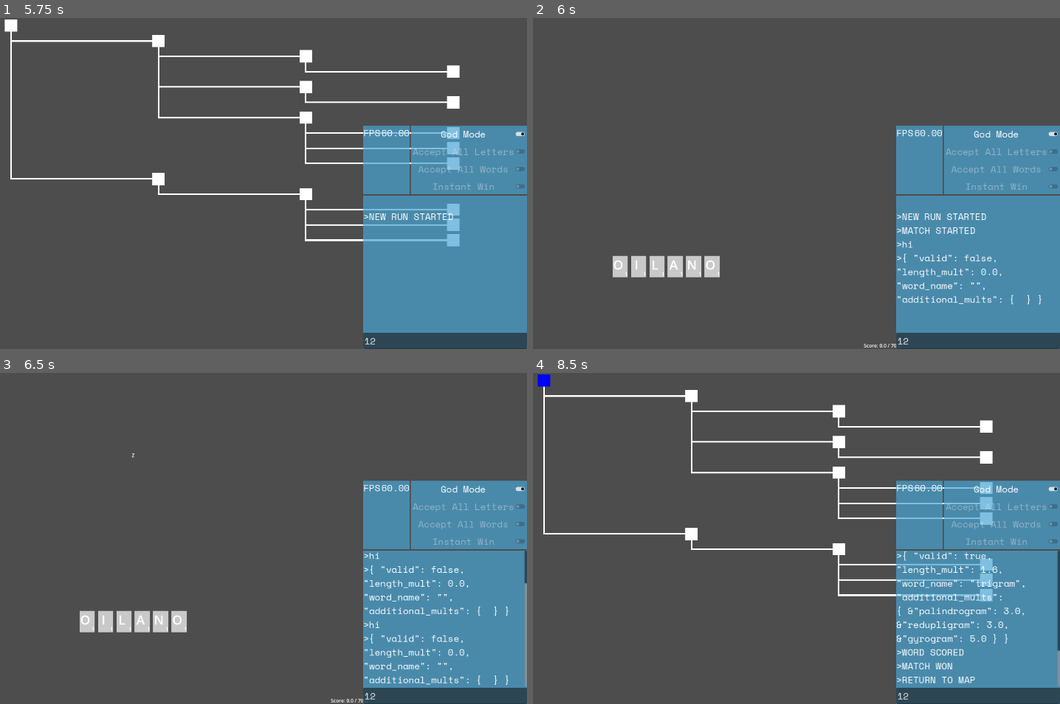
Above: before the commit, frames 1-4 (two rows, left to right).
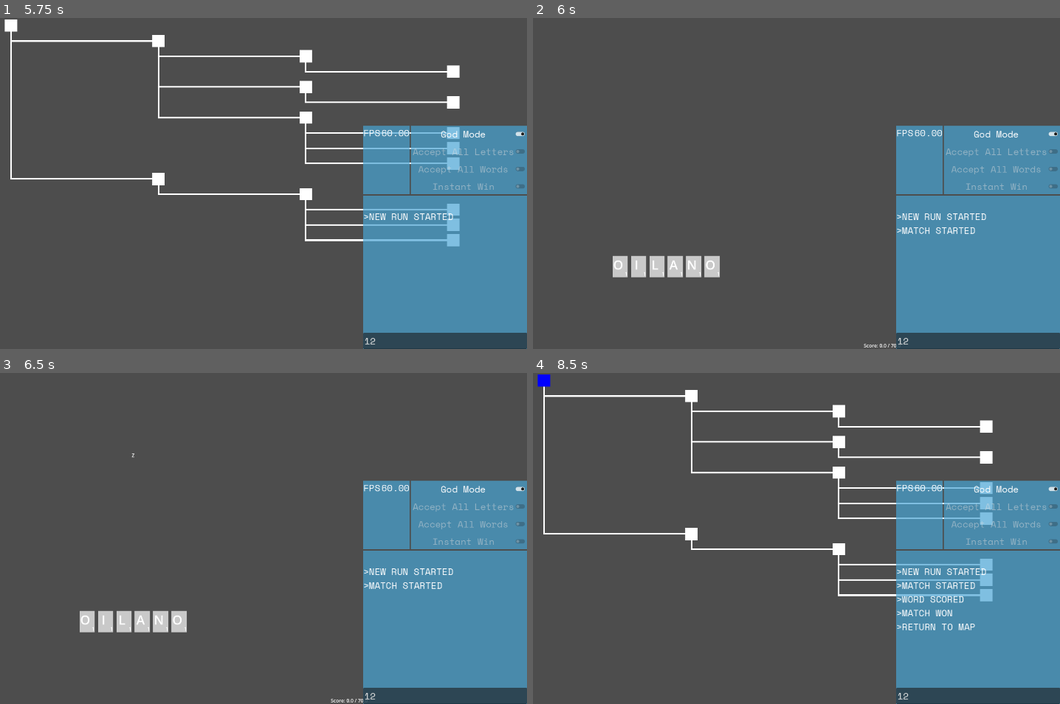
Above: after the commit, the same moments.

Repository: LucasMc17/CRYPTr
Game: Godot game, scene res://root.tscn
Two runs of this game, one before a commit and one after it. Both use one fixed random seed, a clock stepped at 60 frames per second and the inputs below.
Inputs (mouse positions are in pixels of both pictures, inside the frame that each line leads up to):
- Up to frame 1 (5.75 s): click (442, 342) at 0.52 s; type "12" at 0.6 s; click "NEW RUN" at 1.25 s; click "Accept All Letters" at 2 s; click "Accept All Letters" at 2.75 s; click "Accept All Words" at 3.5 s; click "Accept All Words" at 4.25 s; click "God Mode" at 5 s
- Up to frame 2 (6 s): tap Enter (enter) at 5.75, 5.85 s; move the mouse to (543, 24) at 5.77 s; hold Up (up) from 5.78 s (still down); click (543, 24) at 5.92 s
- Up to frame 3 (6.5 s): keep holding Up (up); tap Z at 6.05 s
- Up to frame 4 (8.5 s): tap Space at 6.5, 8 s; move the mouse to (622, 621) at 6.52 s; release Up (up) at 6.53 s; hold Backspace (backspace) 6.53-7.28 s; tap Z at 6.6, 7.55, 8.1 s; click (622, 621) at 6.67 s; tap Enter (enter) at 6.8, 7.25, 7.35, 8.3 s; move the mouse to (638, 621) at 7.27 s; hold Up (up) from 7.28 s (still down); click (638, 621) at 7.42 s; move the mouse to (659, 621) at 8.02 s; click (659, 621) at 8.17 s

Frame 1 is identical in both runs. In frame 2, 0.5% of the frame differs, in the area x 69-97%, y 67-87%; in frame 3, 1.5%; in frame 4, 1.9%, in the area x 69-100%, y 53-95%.

Commit message:
more details in scoring flow

Diff:
--- a/globals/debug_node.gd
+++ b/globals/debug_node.gd
@@ -51,6 +51,11 @@
 		debug_console.log(message)
 
 
+## Method for arbitrarily logging for debug purposes.
+func p(message):
+	DebugNode.print(message)
+
+
 ## Prints the message only if log level is NORMAL or higher.
 func print_n(message):
 	if log_level > 0:
--- a/slices/run/states/encounter/encounter.gd
+++ b/slices/run/states/encounter/encounter.gd
@@ -14,6 +14,8 @@
 var _discards : int
 ## The player's remaining attempts, instantiated in the `_ready` function
 var _attempts := 4
+## Boolean controlling whether the player can interact with the encounter currently.
+var is_input_ready := true
 
 ## The player's current hand of cryptographs. Not a logic module like the deck or scorer, since the hand has a visual component in the encounter.
 @onready var _hand := %Hand
@@ -51,16 +53,17 @@
 
 
 func _unhandled_input(event):
-	if Input.is_action_just_pressed("enter"):
-		_enter_word()
+	if is_input_ready:
+		if Input.is_action_just_pressed("enter"):
+			_enter_word()
 
-	if Input.is_action_just_pressed("backspace"):
-		_word.backspace()
-		_scoring.update_score_object(_word.text, _hand)
-		_score_preview.update_potential_score(_scoring.score_object)
+		if Input.is_action_just_pressed("backspace"):
+			_word.backspace()
+			_scoring.update_score_object(_word.text, _hand)
+			_score_preview.update_potential_score(_scoring.score_object)
 
-	if event is InputEventKey and event.pressed == true:
-		_input_character(event)
+		if event is InputEventKey and event.pressed == true:
+			_input_character(event)
 
 
 ## Signals that the encounter was won to trigger the run UISwitcher back to the map.
@@ -75,30 +78,28 @@
 
 ## Signals that the encounter was lost, and ends the run.
 func _lose() -> void:
-	DebugNode.print_n("YOU LOSE")
 	Player.current_stack = Player.stack
 	if "--debug-encounter" in OS.get_cmdline_args():
 		get_tree().quit(0)
 	else:
+		is_input_ready = false
 		Events.emit_run_lost()
 
 
-# TODO: A lot of this is going to change so we can iterate through a scored word with animations and sound effects. The score preview too.
 ## Enters the currently inputted word, assuming it is valid.
 func _enter_word() -> void:
 	if _scoring.score_object.valid:
-		Player.add_anagram(_word.text)
-		# for letter in _word.text:
-		# 	Events.emit_letter_scored(letter)
-		# Events.word_scored.emit({ "word": _word.text, "types": _scoring.score_object.additional_mults, "attempts_remaining": _attempts - 1})
+		_scoring.score_word(_hand.cryptographs)
+		_attempts -= 1
+		Events.emit_word_scored(_word.text, _scoring.score_object.additional_mults, _attempts)
+		_score_preview.update_score(_scoring.current_score, _scoring.target_score)
 
-		_scoring.score_word(_hand.cryptographs)
-		Events.emit_word_scored(_word.text, _scoring.score_object.additional_mults, _attempts - 1)
-		if DebugNode.instawin:
+		if _scoring.check_win() || DebugNode.instawin:
 			_win()
 			return
-
-		_score_preview.update_score(_scoring.current_score, _scoring.target_score)
+		if _attempts < 1 || _deck.all.is_empty():
+			_lose()
+			return
 
 		_hand.discard_by_letters(_word.text)
 		_hand.add_to_hand(_deck.draw(Player.HAND_SIZE - _hand.count))
@@ -108,14 +109,6 @@
 		_scoring.update_score_object(_word.text, _hand)
 		_score_preview.update_potential_score(_scoring.score_object)
 
-		_attempts -= 1
-
-		if _scoring.check_win():
-			_win()
-			return
-		if _attempts < 1 || _deck.all.is_empty():
-			_lose()
-			return
 
 
 ## Adds a character to the words when the corresponding key is pressed, assuming the `_hand` contains that character.
--- a/slices/run/states/encounter/scoring_module.gd
+++ b/slices/run/states/encounter/scoring_module.gd
@@ -13,9 +13,7 @@
 
 ## Updates the score_object with a new object based on word and hand.
 func update_score_object(word : String, hand : Hand) -> void:
-	DebugNode.print('hi')
 	score_object = ScoringObject.new(word, hand)
-	DebugNode.print(score_object.to_dictionary.call())
 
 
 ## Compares target score and current score to determine if the player has won.
@@ -25,20 +23,19 @@
 
 ## Scores the word based on the cryptographs in hand.
 func score_word(hand : Array[Cryptograph]) -> void:
-	if score_object.valid:
-		var total := 0.0
-		Player.add_anagram(score_object.word)
-		# TODO: There will be even more to do with this when the animation queue is set up. yeesh
-		for character in score_object.word:
-			var applicable = hand.filter(func(cryptograph): return cryptograph.resource.letter.character == character)
-			for cryptograph in applicable:
-				total += cryptograph.resource.letter.points
-				## TODO: getting the character is cumbersome. Should make a read only virtual var on the cryptograph
-				Events.emit_letter_scored(cryptograph.resource.letter.character)
-		total *= score_object.length_mult
-		for multiplier in score_object.additional_mults:
-			total *= score_object.additional_mults[multiplier]
-		current_score += total
+	var total := 0.0
+	Player.add_anagram(score_object.word)
+	# TODO: There will be even more to do with this when the animation queue is set up. yeesh
+	for character in score_object.word:
+		var applicable = hand.filter(func(cryptograph): return cryptograph.resource.letter.character == character)
+		for cryptograph in applicable:
+			total += cryptograph.resource.letter.points
+			## TODO: getting the character is cumbersome. Should make a read only virtual var on the cryptograph
+			Events.emit_letter_scored(cryptograph.resource.letter.character)
+	total *= score_object.length_mult
+	for multiplier in score_object.additional_mults:
+		total *= score_object.additional_mults[multiplier]
+	current_score += total
 
 
 # NOTE: Review this later. Does this really have to be a class?
@@ -251,15 +248,6 @@
 		return false
 
 
-	## Calculate the base score by adding the points of each applicable cryptograph from the hand, letter by letter.
-	# static func get_base_score(word : String, hand : Array[Cryptograph]) -> float:
-	# 	var score = 0.0
-	# 	for character in word:
-	# 		var applicable = hand.filter(func(cryptograph): return cryptograph.resource.letter.character == character)
-	# 		score += applicable.reduce(func(accum, cryptograph): return accum + cryptograph.resource.letter.points, 0.0)
-	# 	return score
-
-
 	## Calculates length multiplier based on word length.
 	static func get_length_mult(input_word : String) -> float:
 		return 1 + Player.LENGTH_MULTIPLIER * input_word.length()
